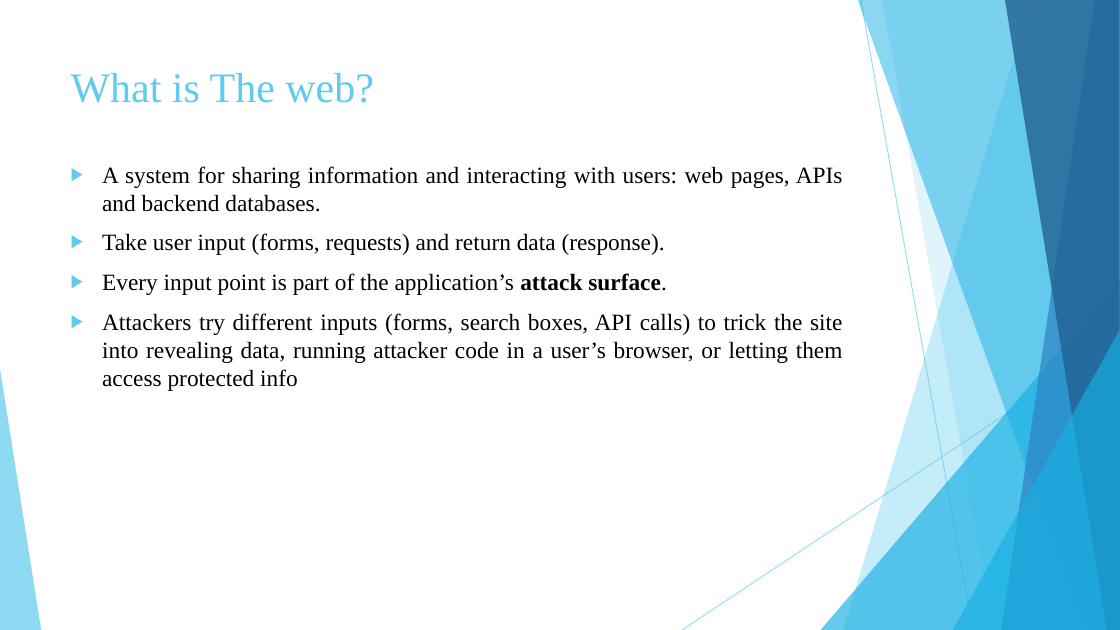
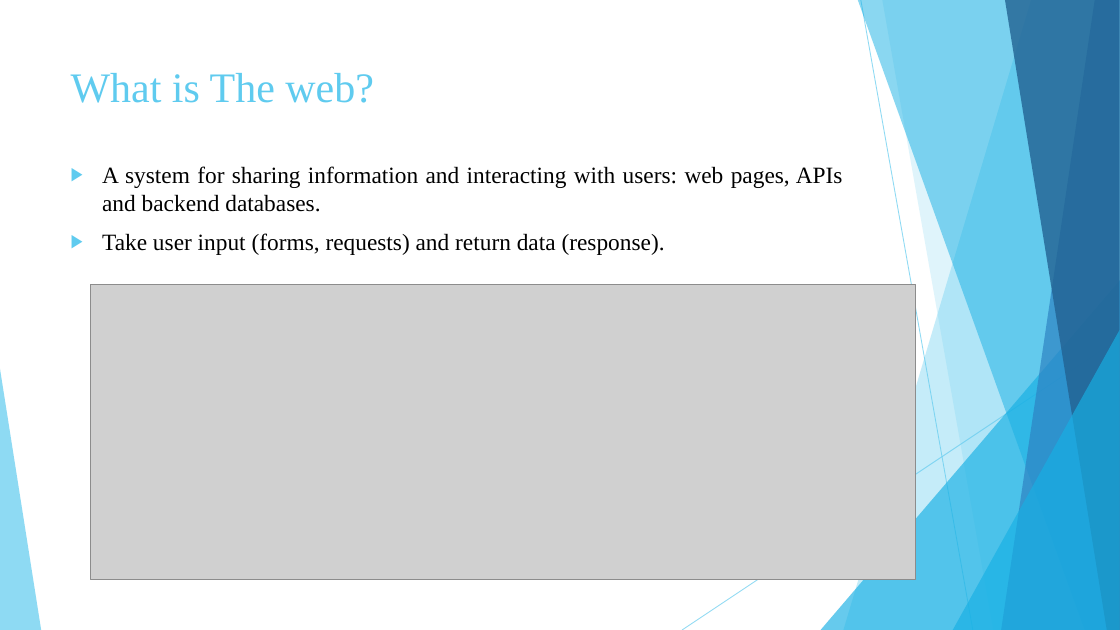
Before and after one commit to khaled-almir/VersifAi, a slide deck: slide 2 of Presentations/Pen testing for web.pptx. Drawn at 1120x630 pixels with LibreOffice and Linux fonts; fonts in the diff are those of the drawing; grey boxes stand for pictures. Boxes give left, top, right and bottom in pixels: in the first picture for what was removed or moved away, otherwise in the second. Text is boxed around its words. In the diff, an @@ line names an element or a change of style, - is before the commit and + after.

Commit message:
Edit the presentation

```diff
--- a/Presentations/Pen testing for web.pptx
+++ b/Presentations/Pen testing for web.pptx
@@ picture added at (91,285,916,580) @@
@@ text at (102,273,843,391): paragraphs removed @@
-▶ Every input point is part of the application’s attack surface.
-▶ Attackers try different inputs (forms, search boxes, API calls) to trick the site into revealing data, running attacker code in a user’s browser, or letting them access protected info
```
Also in this commit, not shown: 4 other slides changed, 7 slides added, 1 slide removed.
